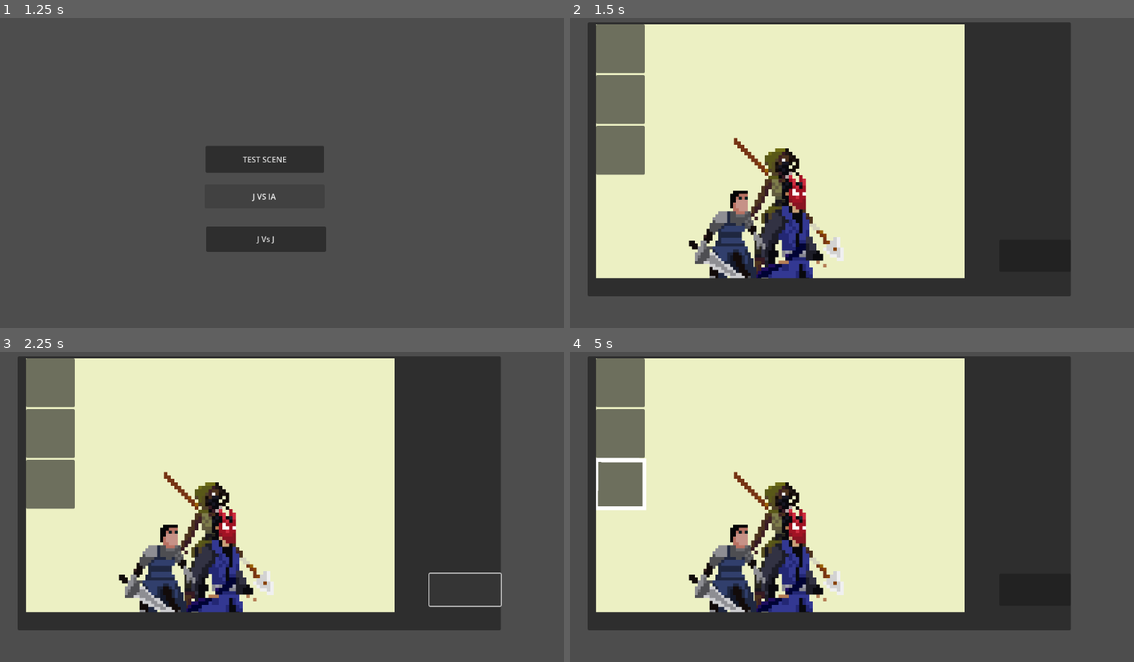
Above: before the commit, frames 1-4 (two rows, left to right).
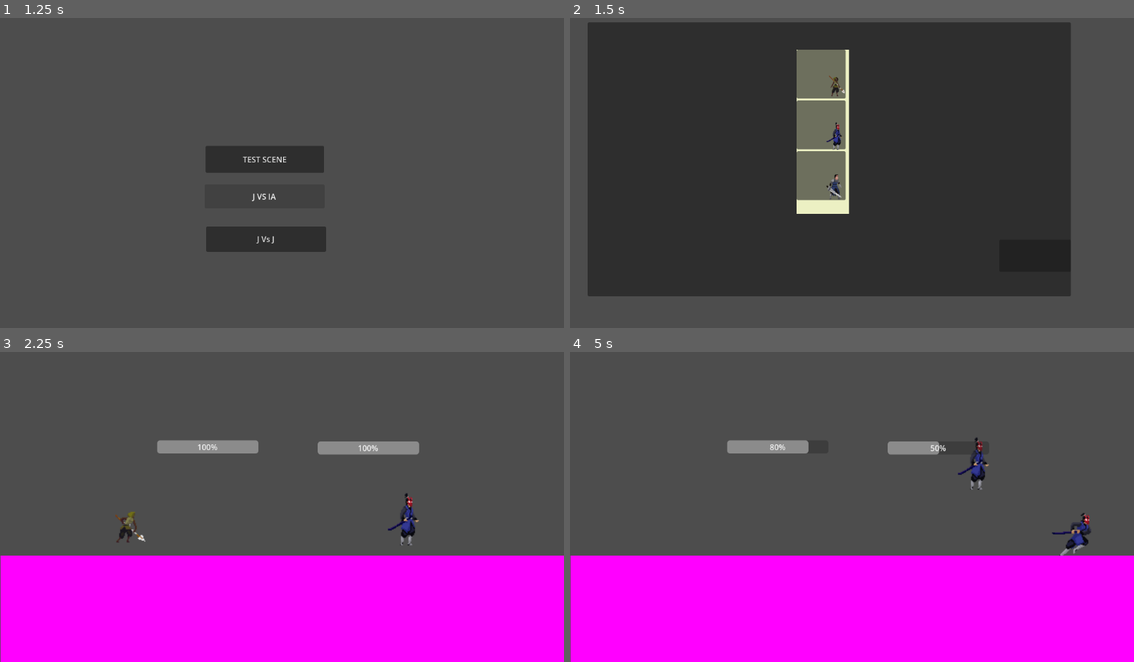
Above: after the commit, the same moments.

Repository: Juanmiinsti/Proyecto-Final
Game: Godot game, scene res://Myassets/Scenes/MainScene/Mainscene.tscn
Same seed, same stepped clock (60 frames per second), same inputs: the game is played once before the commit and once after it.
Inputs (mouse positions are in pixels of both pictures, inside the frame that each line leads up to):
- Up to frame 1 (1.25 s): click "JUGAR" at 0.5 s
- Up to frame 2 (1.5 s): click "J Vs J" at 1.25 s
- Up to frame 3 (2.25 s): click (462, 590) at 2.02 s
- Up to frame 4 (5 s): click (784, 541) at 2.77 s; hold D (right2player) from 3.53 s (still down); tap R (hitTwoplayer) at 3.6 s; tap Up (up1player) at 3.77, 4.52 s; tap M (pegar) at 4.35 s

Frame 1 is identical in both runs. In frame 2, 52% of the frame differs, in the area x 4-70%, y 2-85%; in frame 3, 89%; in frame 4, 89%, in the area x 0-100%, y 1-100%.
Error after the commit: Invalid access to property or key 'animation_name' on a base object of type 'Nil'. (res://Myassets/Entities/Characters/Martial/Character.gd:47)

Commit message:
CharacterSelectionV1functional

Diff:
--- a/FightBall/fightball/Myassets/Entities/Characters/Martial/Character.gd
+++ b/FightBall/fightball/Myassets/Entities/Characters/Martial/Character.gd
@@ -3,8 +3,6 @@
 
 
 @export var character: Character
-
-
 const SPEED = 300.0
 const JUMP_VELOCITY = -400.0
 var maxHealth=10
@@ -13,6 +11,7 @@
 
 var is_attacking = false  # Nueva variable para controlar el ataque
 func _ready():
+	character=Persistence.character
 	p1HealthBar.max_value=maxHealth
 	p1HealthBar.value=currentHealth
 
--- a/FightBall/fightball/Myassets/Scenes/CharacterSelection/CharResources/huntress.tres
+++ b/FightBall/fightball/Myassets/Scenes/CharacterSelection/CharResources/huntress.tres
@@ -1,10 +1,10 @@
 [gd_resource type="Resource" script_class="Character" load_steps=3 format=3 uid="uid://dui1o6sntgqrc"]
 
-[ext_resource type="Texture2D" uid="uid://beoyhb1h5wcdi" path="res://Resources/Huntress/Huntress.png" id="1_w7vge"]
+[ext_resource type="Texture2D" uid="uid://7emydglicxhk" path="res://Resources/icons/Huntress.png" id="1_u4qcy"]
 [ext_resource type="Script" path="res://Resources/character.gd" id="2_ixkpv"]
 
 [resource]
 script = ExtResource("2_ixkpv")
 name = "Huntress"
-icon = ExtResource("1_w7vge")
+icon = ExtResource("1_u4qcy")
 animation_name = "huntress"
--- a/FightBall/fightball/Myassets/Scenes/CharacterSelection/CharResources/martial.tres
+++ b/FightBall/fightball/Myassets/Scenes/CharacterSelection/CharResources/martial.tres
@@ -1,10 +1,10 @@
 [gd_resource type="Resource" script_class="Character" load_steps=3 format=3 uid="uid://bq71uyy5r6yb7"]
 
-[ext_resource type="Texture2D" uid="uid://cu1n5jtqgbyf3" path="res://Resources/MartialHero1/MartialHero.png" id="1_jpqfu"]
+[ext_resource type="Texture2D" uid="uid://dbpbein6hse2a" path="res://Resources/icons/MartialHero.png" id="1_oedf4"]
 [ext_resource type="Script" path="res://Resources/character.gd" id="2_6uumg"]
 
 [resource]
 script = ExtResource("2_6uumg")
 name = "martial"
-icon = ExtResource("1_jpqfu")
+icon = ExtResource("1_oedf4")
 animation_name = "martial"
--- a/FightBall/fightball/Myassets/Scenes/CharacterSelection/CharResources/medieval.tres
+++ b/FightBall/fightball/Myassets/Scenes/CharacterSelection/CharResources/medieval.tres
@@ -1,10 +1,10 @@
 [gd_resource type="Resource" script_class="Character" load_steps=3 format=3 uid="uid://cit0qgsmsyvh8"]
 
-[ext_resource type="Texture2D" uid="uid://ckp2ts1us211m" path="res://Resources/Medieval Warrior Pack 3/medieval.png" id="1_w163y"]
+[ext_resource type="Texture2D" uid="uid://dhhkrqykkv62d" path="res://Resources/icons/medieval.png" id="1_lr4mj"]
 [ext_resource type="Script" path="res://Resources/character.gd" id="2_2cw31"]
 
 [resource]
 script = ExtResource("2_2cw31")
 name = "medieval"
-icon = ExtResource("1_w163y")
+icon = ExtResource("1_lr4mj")
 animation_name = "medieval"
--- a/FightBall/fightball/Myassets/Scenes/CharacterSelection/Character_Selection.tscn
+++ b/FightBall/fightball/Myassets/Scenes/CharacterSelection/Character_Selection.tscn
@@ -1,6 +1,7 @@
-[gd_scene load_steps=8 format=3 uid="uid://vv4211ik6xxt"]
+[gd_scene load_steps=9 format=3 uid="uid://vv4211ik6xxt"]
 
 [ext_resource type="Script" path="res://Myassets/Scenes/CharacterSelection/character_list.gd" id="1_4hu76"]
+[ext_resource type="Script" path="res://Myassets/Scenes/CharacterSelection/start.gd" id="1_vnkta"]
 [ext_resource type="PackedScene" uid="uid://50knxno5g2q8" path="res://Myassets/Scenes/CharacterSlot/CharacterSlot.tscn" id="2_2o32p"]
 [ext_resource type="Script" path="res://Resources/character.gd" id="3_xu5k1"]
 [ext_resource type="Resource" uid="uid://dui1o6sntgqrc" path="res://Myassets/Scenes/CharacterSelection/CharResources/huntress.tres" id="4_h3bmy"]
@@ -18,18 +19,20 @@
 offset_right = 1023.0
 offset_bottom = 583.0
 
-[node name="Button" type="Button" parent="characterSelection"]
+[node name="start" type="Button" parent="characterSelection"]
+layout_mode = 0
 offset_left = 841.0
 offset_top = 445.0
 offset_right = 987.0
 offset_bottom = 511.0
+script = ExtResource("1_vnkta")
 
 [node name="ScrollContainer" type="ScrollContainer" parent="characterSelection"]
 layout_mode = 0
-offset_left = 17.0
-offset_top = 4.0
-offset_right = 770.0
-offset_bottom = 524.0
+offset_left = 427.0
+offset_top = 56.0
+offset_right = 534.0
+offset_bottom = 392.0
 theme_override_styles/panel = SubResource("StyleBoxFlat_hhctd")
 
 [node name="CharacterList" type="GridContainer" parent="characterSelection/ScrollContainer"]
@@ -37,3 +40,5 @@
 script = ExtResource("1_4hu76")
 character_slot = ExtResource("2_2o32p")
 characters = Array[ExtResource("3_xu5k1")]([ExtResource("4_h3bmy"), ExtResource("5_g44lj"), ExtResource("6_8cden")])
+
+[connection signal="pressed" from="characterSelection/start" to="characterSelection/start" method="_on_start_pressed"]
--- a/FightBall/fightball/Myassets/Scenes/CharacterSelection/character_list.gd
+++ b/FightBall/fightball/Myassets/Scenes/CharacterSelection/character_list.gd
@@ -11,9 +11,9 @@
 	for character in characters:
 		var slot=character_slot.instantiate()
 		slot.icon=character.icon
-		slot.pressed
+		slot.pressed.connect(_on_pressed.bind(character))
 		add_child(slot)
 
 # Called every frame. 'delta' is the elapsed time since the previous frame.
 func _on_pressed(character:Character):
-	pass
+	Persistence.character=character
--- /dev/null
+++ b/FightBall/fightball/Myassets/Scenes/CharacterSelection/start.gd
@@ -0,0 +1,19 @@
+extends Button
+
+var go_to_JCJ=preload("res://Myassets/Scenes/JCJScene/JCJScene.tscn")
+# Called when the node enters the scene tree for the first time.
+func _ready() -> void:
+	pass # Replace with function body.
+
+
+# Called every frame. 'delta' is the elapsed time since the previous frame.
+func _process(delta: float) -> void:
+	pass
+
+
+
+
+
+func _on_start_pressed() -> void:
+	get_tree().change_scene_to_packed(go_to_JCJ)
+	# Replace with function body.
--- a/FightBall/fightball/Myassets/Scenes/CharacterSlot/character_slot.gd
+++ b/FightBall/fightball/Myassets/Scenes/CharacterSlot/character_slot.gd
@@ -17,4 +17,4 @@
 	pressed.emit()
 
 func deselect():
-	$Select.hide
+	$Select.hide()
--- /dev/null
+++ b/FightBall/fightball/persistence.gd
@@ -0,0 +1,4 @@
+extends Node
+
+
+var character=null
--- a/FightBall/fightball/project.godot
+++ b/FightBall/fightball/project.godot
@@ -14,6 +14,10 @@
 run/main_scene="res://Myassets/Scenes/MainScene/Mainscene.tscn"
 config/features=PackedStringArray("4.3", "GL Compatibility")
 config/icon="res://icon.svg"
+
+[autoload]
+
+Persistence="*res://persistence.gd"
 
 [input]
 
Binary file added: FightBall/fightball/Resources/icons/Huntress.png
Not shown, added: FightBall/fightball/Resources/icons/Huntress.png.import
Binary file added: FightBall/fightball/Resources/icons/MartialHero.png
Not shown, added: FightBall/fightball/Resources/icons/MartialHero.png.import
Binary file added: FightBall/fightball/Resources/icons/medieval.png
Not shown, added: FightBall/fightball/Resources/icons/medieval.png.import
